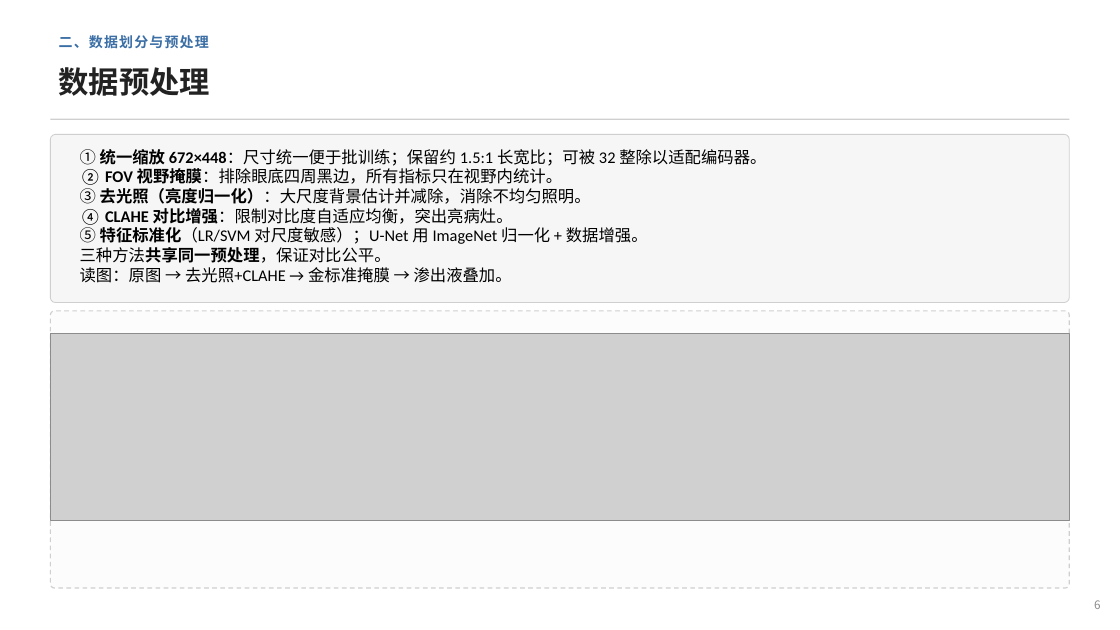
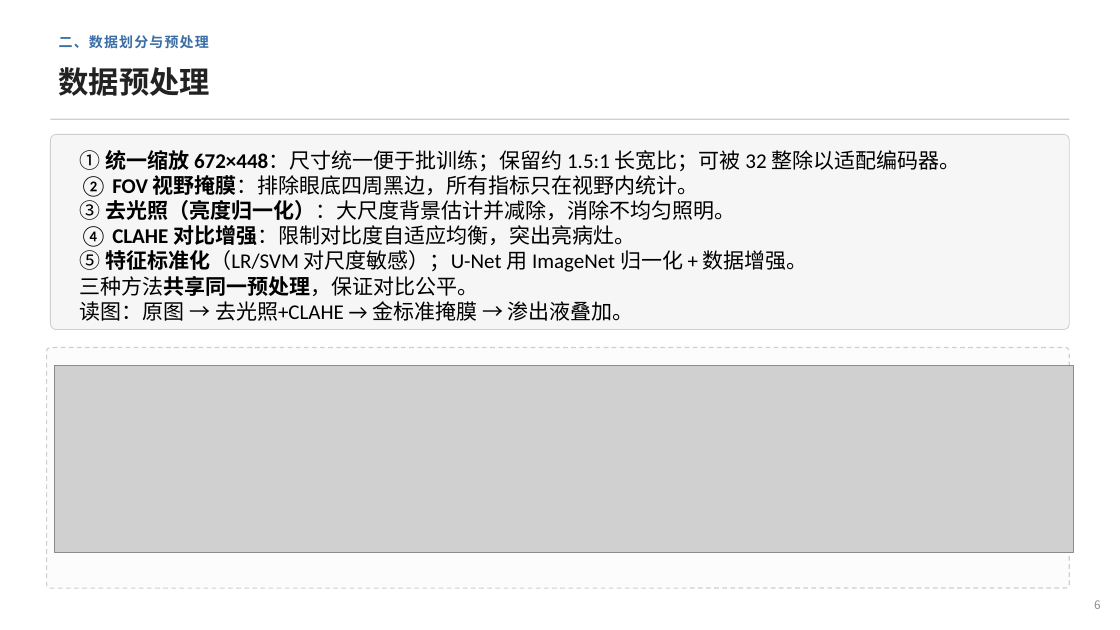
Before and after one commit to LeafTraces/ML-Project, a slide deck: slide 6 of report/答辩.pptx. Drawn at 1120x630 pixels with LibreOffice and Linux fonts; fonts in the diff are those of the drawing; grey boxes stand for pictures. Boxes give left, top, right and bottom in pixels: in the first picture for what was removed or moved away, otherwise in the second. Text is boxed around its words. In the diff, an @@ line names an element or a change of style, - is before the commit and + after.

```diff
--- a/report/答辩.pptx
+++ b/report/答辩.pptx
@@ rounded rectangle: place and size @@
-rounded rectangle at <box>50,134,1070,302</box>
+rounded rectangle at <box>50,134,1070,329</box>
@@ text "① 统一缩放 672×448：尺寸统一便于批训练；保留约 1.5:1 长宽比；可被 ..." at <box>80,150,960,321</box>: size 14 to 18 pt @@
@@ rounded rectangle: place and size @@
-rounded rectangle at <box>50,311,1070,588</box>
+rounded rectangle at <box>47,348,1070,588</box>
@@ picture: place and size @@
-picture at <box>50,334,1070,520</box>
+picture at <box>55,365,1074,552</box>
```
Also in this commit, not shown: 5 other slides changed, 1 slide added, 14 other files.
